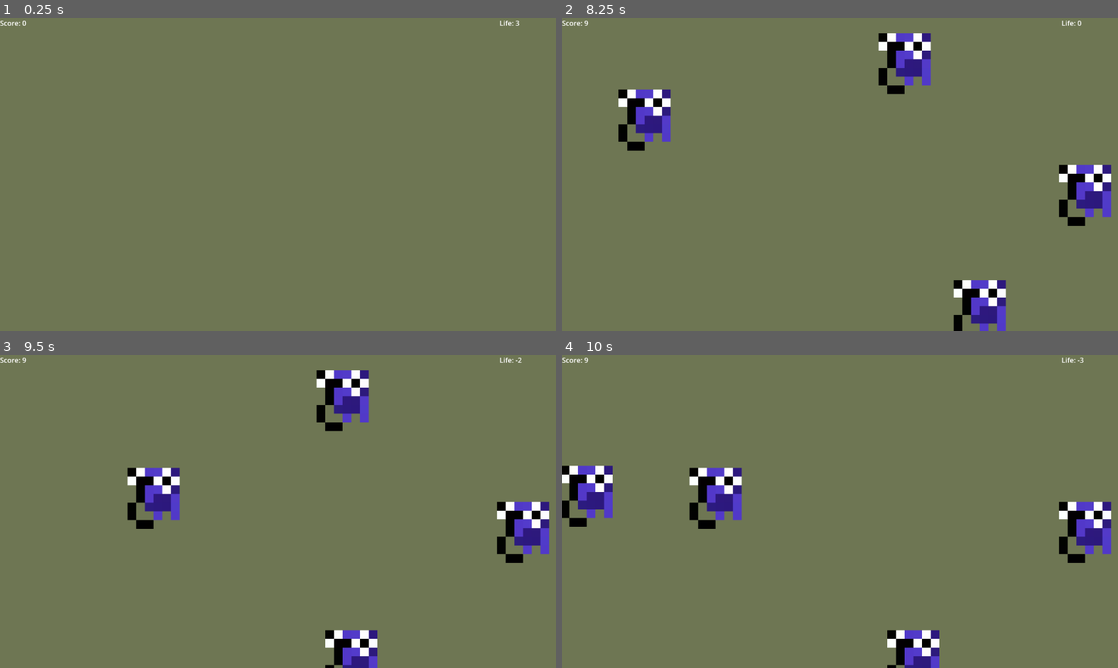
Above: before the commit, frames 1-4 (two rows, left to right).
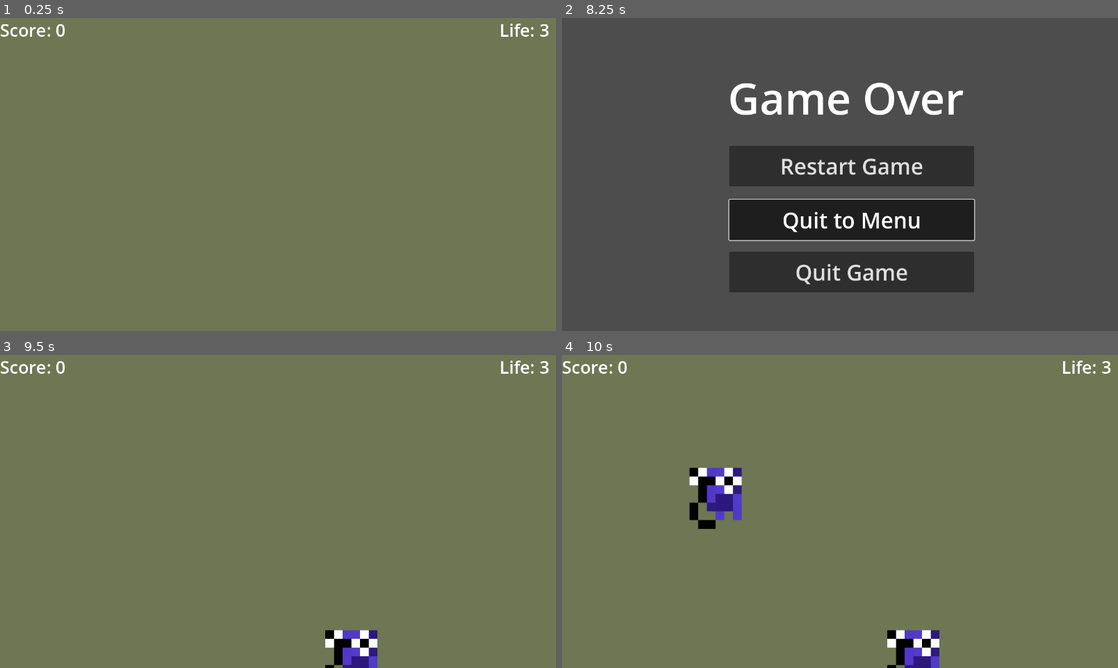
Above: after the commit, the same moments.

Repository: mrrossm/tapmosquito
Game: Godot game, scene res://game.tscn
Two runs of this game, one before a commit and one after it. Both use one fixed random seed, a clock stepped at 60 frames per second and the inputs below.
Inputs (mouse positions are in pixels of both pictures, inside the frame that each line leads up to):
- Up to frame 1 (0.25 s): no input
- Up to frame 2 (8.25 s): tap Enter at 0.5, 3.5, 6.5 s; move the mouse to (962, 158) at 0.52 s; click (962, 158) at 0.67 s; move the mouse to (662, 111) at 1.27 s; click (662, 111) at 1.42 s; tap Space at 2, 5, 8 s; move the mouse to (712, 293) at 2.02 s; click (712, 293) at 2.17 s; move the mouse to (701, 165) at 2.77 s; click (701, 165) at 2.92 s; move the mouse to (745, 196) at 3.52 s; click (745, 196) at 3.67 s; move the mouse to (912, 86) at 4.27 s; click (912, 86) at 4.42 s; move the mouse to (990, 180) at 5.02 s; click (990, 180) at 5.17 s; move the mouse to (639, 149) at 5.77 s; click (639, 149) at 5.92 s; move the mouse to (1051, 143) at 6.52 s; click (1051, 143) at 6.67 s; move the mouse to (906, 105) at 7.27 s; click (906, 105) at 7.42 s; move the mouse to (789, 230) at 8.02 s; click (789, 230) at 8.17 s
- Up to frame 3 (9.5 s): click (278, 545) at 8.77 s
- Up to frame 4 (10 s): move the mouse to (906, 398) at 9.52 s; click (906, 398) at 9.67 s

The runs differ from the first frame. In frame 1, 0.4% of the frame differs, in the area x 0-99%, y 0-6%; in frame 2, 100%, in the area x 0-100%, y 0-100%; in frame 3, 4.6%; in frame 4, 3.2%.

Commit message:
added menu ui and working buttons

Diff:
--- /dev/null
+++ b/_script/PlayButton.gd
@@ -0,0 +1,7 @@
+extends TextureButton
+
+
+
+
+func _on_pressed():
+	get_tree().change_scene_to_file("res://game.tscn")
--- /dev/null
+++ b/_script/menu.gd
@@ -0,0 +1,5 @@
+extends Button
+
+
+func _on_pressed():
+	get_tree().change_scene_to_file("res://start.tscn")
--- a/_script/quit.gd
+++ b/_script/quit.gd
@@ -1,11 +1,4 @@
 extends Button
 
-
-# Called when the node enters the scene tree for the first time.
-func _ready():
-	pass # Replace with function body.
-
-
-# Called every frame. 'delta' is the elapsed time since the previous frame.
-func _process(delta):
-	pass
+func _on_pressed():
+	get_tree().quit()
--- /dev/null
+++ b/_script/restart.gd
@@ -0,0 +1,4 @@
+extends Button
+
+func _on_pressed():
+	get_tree().change_scene_to_file("res://game.tscn")
--- a/_script/score_hud.gd
+++ b/_script/score_hud.gd
@@ -24,3 +24,6 @@
 # Decrease life :todo switch to game over screen
 func _on_spawner_life_down():
 	initial_life -= 1
+	# if life turns 0, turn to game over scene.
+	if initial_life == 0:
+		get_tree().change_scene_to_file("res://game_over.tscn")
--- a/game_over.tscn
+++ b/game_over.tscn
@@ -1,6 +1,8 @@
-[gd_scene load_steps=2 format=3 uid="uid://dlv304rp70nii"]
+[gd_scene load_steps=4 format=3 uid="uid://dlv304rp70nii"]
 
 [ext_resource type="Script" path="res://_script/quit.gd" id="1_f7hk1"]
+[ext_resource type="Script" path="res://_script/restart.gd" id="1_lmeol"]
+[ext_resource type="Script" path="res://_script/menu.gd" id="2_70m4h"]
 
 [node name="GameOver" type="Control"]
 layout_mode = 3
@@ -27,6 +29,7 @@
 offset_bottom = 387.0
 theme_override_font_sizes/font_size = 50
 text = "Restart Game"
+script = ExtResource("1_lmeol")
 
 [node name="menu" type="Button" parent="."]
 layout_mode = 0
@@ -36,6 +39,7 @@
 offset_bottom = 511.0
 theme_override_font_sizes/font_size = 50
 text = "Quit to Menu"
+script = ExtResource("2_70m4h")
 
 [node name="quit" type="Button" parent="."]
 layout_mode = 0
@@ -46,3 +50,7 @@
 theme_override_font_sizes/font_size = 50
 text = "Quit Game"
 script = ExtResource("1_f7hk1")
+
+[connection signal="pressed" from="restart" to="restart" method="_on_pressed"]
+[connection signal="pressed" from="menu" to="menu" method="_on_pressed"]
+[connection signal="pressed" from="quit" to="quit" method="_on_pressed"]
--- a/score_hud.tscn
+++ b/score_hud.tscn
@@ -25,6 +25,7 @@
 layout_mode = 0
 offset_right = 40.0
 offset_bottom = 23.0
+theme_override_font_sizes/font_size = 40
 text = "Score:"
 
 [node name="Panel2" type="Panel" parent="GridContainer"]
@@ -34,4 +35,5 @@
 layout_mode = 0
 offset_right = 40.0
 offset_bottom = 23.0
+theme_override_font_sizes/font_size = 40
 text = "Life:"
--- /dev/null
+++ b/start.tscn
@@ -0,0 +1,47 @@
+[gd_scene load_steps=4 format=3 uid="uid://obxqi1l81rpn"]
+
+[ext_resource type="PackedScene" uid="uid://ch48evakmhgyv" path="res://background.tscn" id="1_kn0bn"]
+[ext_resource type="Texture2D" uid="uid://bxaxl14g43gtr" path="res://_art/mosquito.png" id="2_10cgd"]
+[ext_resource type="Script" path="res://_script/PlayButton.gd" id="3_d6swy"]
+
+[node name="Start" type="Control"]
+layout_mode = 3
+anchors_preset = 15
+anchor_right = 1.0
+anchor_bottom = 1.0
+grow_horizontal = 2
+grow_vertical = 2
+
+[node name="Background" parent="." instance=ExtResource("1_kn0bn")]
+layout_mode = 0
+mouse_filter = 2
+
+[node name="Title" type="Label" parent="."]
+layout_mode = 0
+offset_left = 2.0
+offset_top = 198.0
+offset_right = 1282.0
+offset_bottom = 335.0
+theme_override_font_sizes/font_size = 100
+text = "Tap Mosquito"
+horizontal_alignment = 1
+
+[node name="Description" type="Label" parent="."]
+layout_mode = 0
+offset_left = 2.0
+offset_top = 663.0
+offset_right = 761.0
+offset_bottom = 720.0
+theme_override_font_sizes/font_size = 30
+text = "my magnum opus - Tap Mosquito game dev"
+
+[node name="PlayButton" type="TextureButton" parent="."]
+layout_mode = 0
+offset_left = 554.0
+offset_top = 356.0
+offset_right = 714.0
+offset_bottom = 516.0
+texture_normal = ExtResource("2_10cgd")
+script = ExtResource("3_d6swy")
+
+[connection signal="pressed" from="PlayButton" to="PlayButton" method="_on_pressed"]
